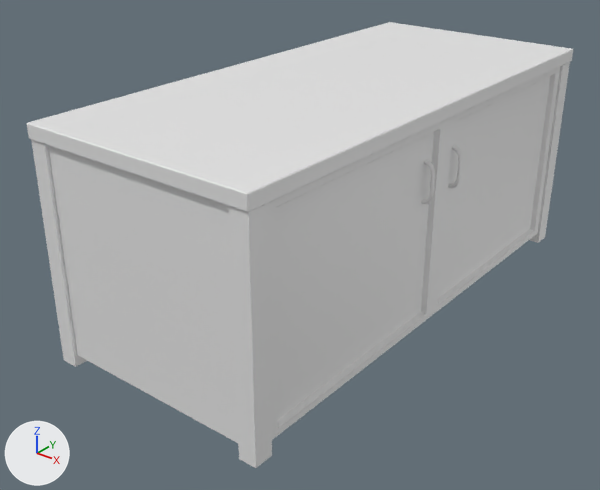
Renders of the FBX model Assets/Art/Models/G_Cabinet_02.fbx from each side of a commit.
Rendered twice from a camera (50 mm lens) standing at (25.3, -27.8, 18.9) and looking at (4.5, -1.9, 2.9). Lighting does not change. The marker at lower left points along +X, +Y and +Z.

The first picture shows 'Cabinet01'.
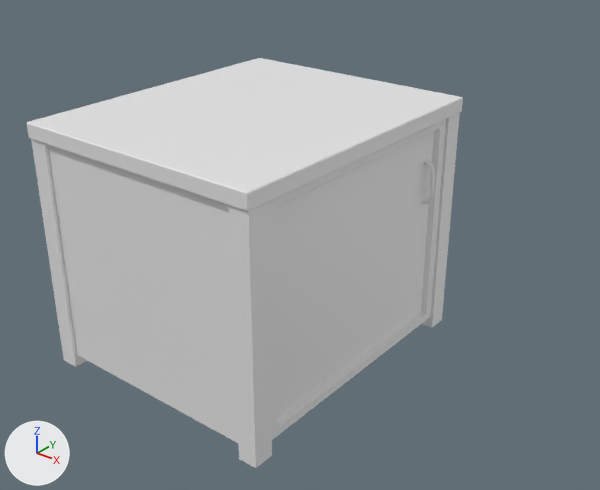
The newer file is also turned or shifted as a whole; pictures and numbers use the older file's frame.

Diff of the bpy script that builds the scene:
```diff
--- a/Assets/Art/Models/G_Cabinet_02.fbx.py
+++ b/Assets/Art/Models/G_Cabinet_02.fbx.py
@@ me_cube_090 @@
 # used by ob_cabinet01; location = (0.0, 0.0, 0.0)
-me_cube_090.from_pydata(...)  # 363 vertices, 316 faces; spans x 0.0..10.5, y -11.7..11.7, z 0.0..10.0
+me_cube_090.from_pydata(...)  # 219 vertices, 185 faces; spans x 0.0..10.5, y -11.7..0.8, z 0.0..10.0
+# me_cube_090 part 1: the loose piece of 8 vertices spanning x 9.7..10.4, y 10.8..11.6, z 0.0..9.4 is moved by (0.0, -10.9, 0.0)
+# me_cube_090 part 2: the loose piece of 132 vertices spanning x 10.0..10.5, y 1.0..1.2, z 6.1..7.9 is deleted
+# me_cube_090 part 3
+# 24 vertices are removed from x 0.0..10.5, y 0.5..11.7, z 0.5..10.0
+# 28 faces are deleted
+# 4 vertices are added at (0.0, 0.8, 9.4), (0.0, 0.8, 10.0), (10.4, 0.8, 9.4), (10.4, 0.8, 10.0)
+# 8 new vertices lie (0.0, 12.4, 0.0) away from vertices in x 0.0..10.5, y -11.6, z 9.4..10.0
+# 17 new faces join them
```

What differs and where, as boxes (x1, y1, x2, y2) in the pictures (600 x 490 px; the box of a moved part takes in the faces that stretch with it):
'Cabinet01', reshaped (20% narrower, 8% shorter)
    before: (27, 22, 573, 468)
    after: (27, 58, 463, 468)
part 1 of me_cube_090, moved or reshaped
    before: (530, 62, 570, 243)
    after: (422, 113, 460, 328)
part 2 of me_cube_090, deleted
    before: (448, 145, 462, 189)
part 3 of me_cube_090, cut back
    before: (28, 22, 573, 315)
    after: (29, 58, 463, 211)
